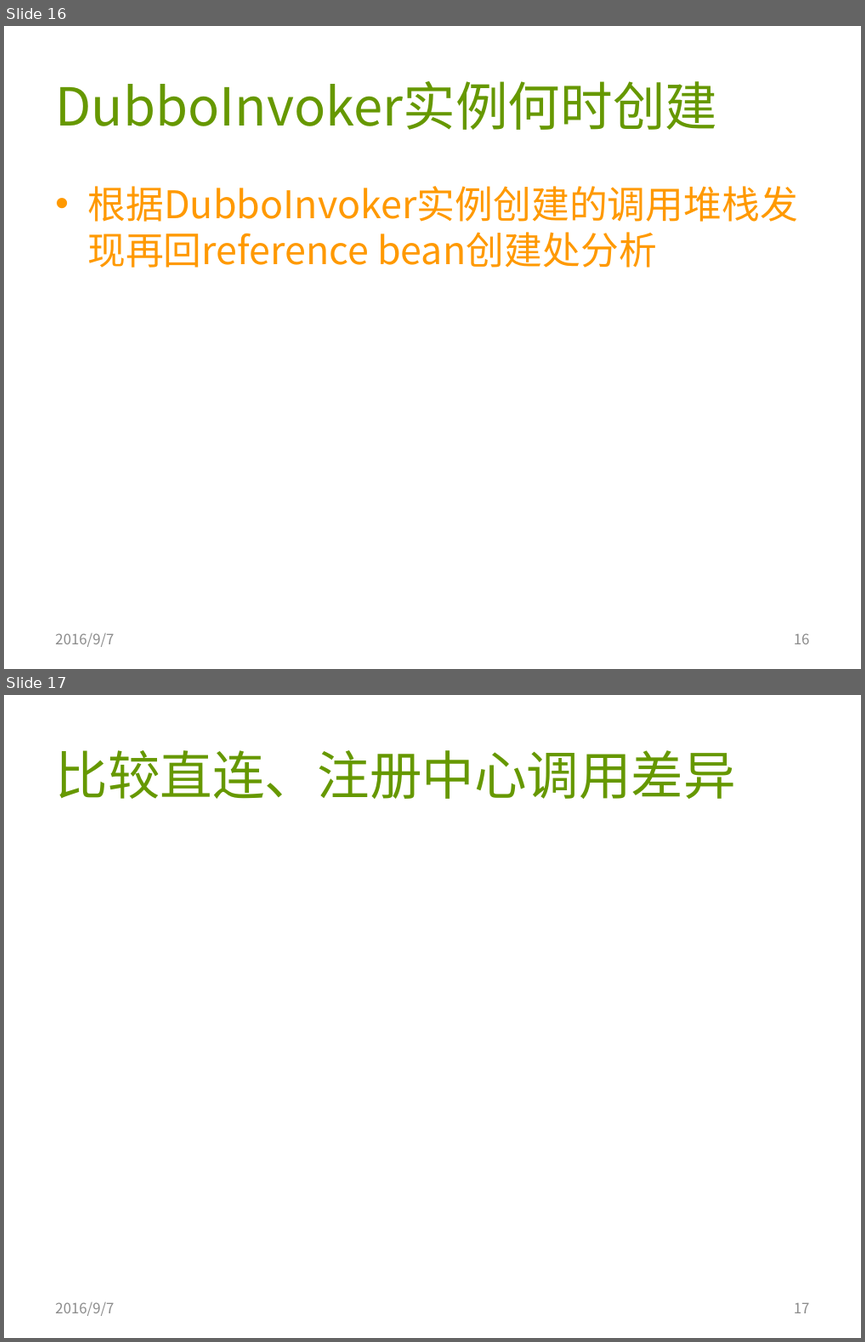
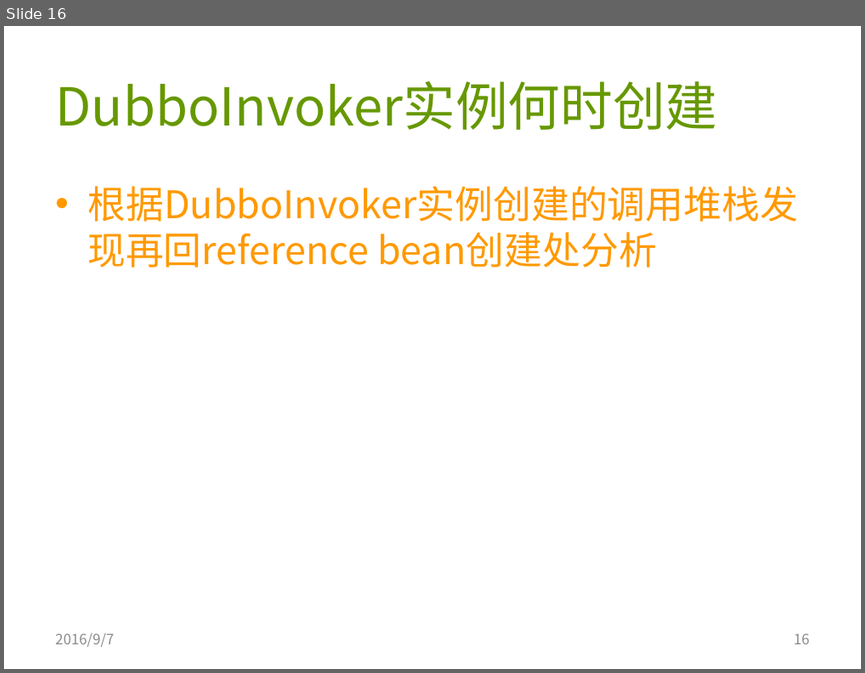
Before and after one commit to AmarRocks/demo, a slide deck: 04.dubbo_demo/document/dubbo源码分析2-refreence bean发起调用.pptx. Shown one above the other, each under a label of ours: slides 16 and 17 before the commit, slide 16 after it. The pictures are 865x1342 and 865x673 pixels, drawn with LibreOffice and Linux fonts; fonts in the diff are those of the drawing. Boxes give left, top, right and bottom in pixels: in the first picture for what was removed or moved away, otherwise in the second. Text is boxed around its words. In the diff, an @@ line names an element or a change of style, - is before the commit and + after.

Commit message:
dubbo bean发起调用分析

```diff
--- a/04.dubbo_demo/document/dubbo源码分析2-refreence bean发起调用.pptx
+++ b/04.dubbo_demo/document/dubbo源码分析2-refreence bean发起调用.pptx
@@ slide 17 removed at (4, 695, 861, 1338), background #FFFFFF @@
@@ title removed at (55, 750, 736, 799) @@
-比较直连、注册中心调用差异
@@ text removed at (55, 1302, 114, 1315) @@
-2016/9/7
@@ page number removed at (794, 1303, 810, 1313) @@
-17
```
Also in this commit, not shown: 2 slides changed.
